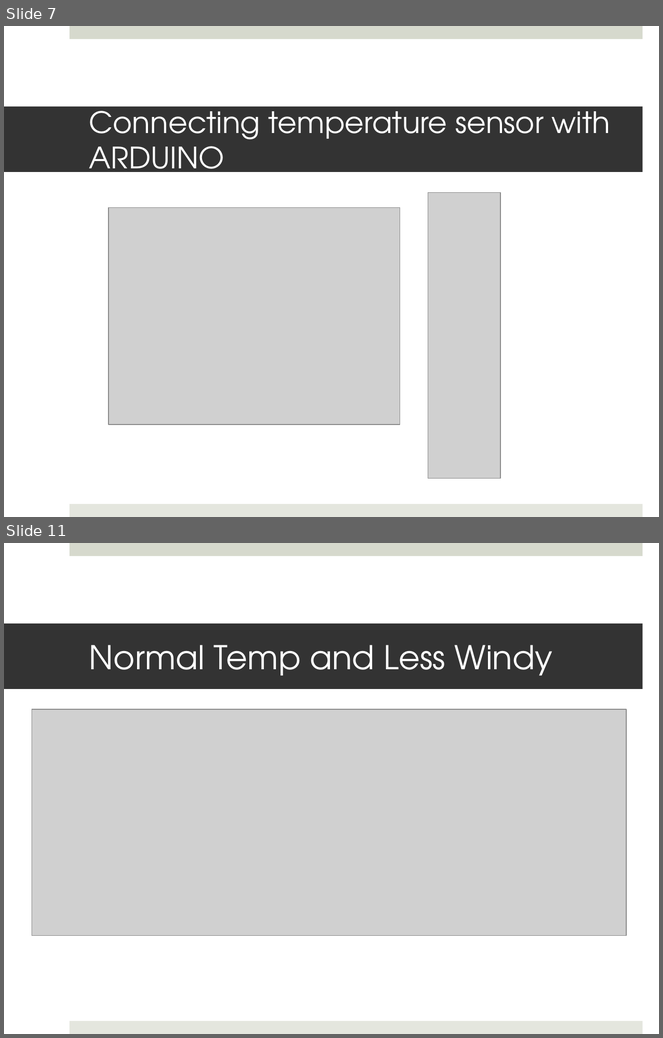
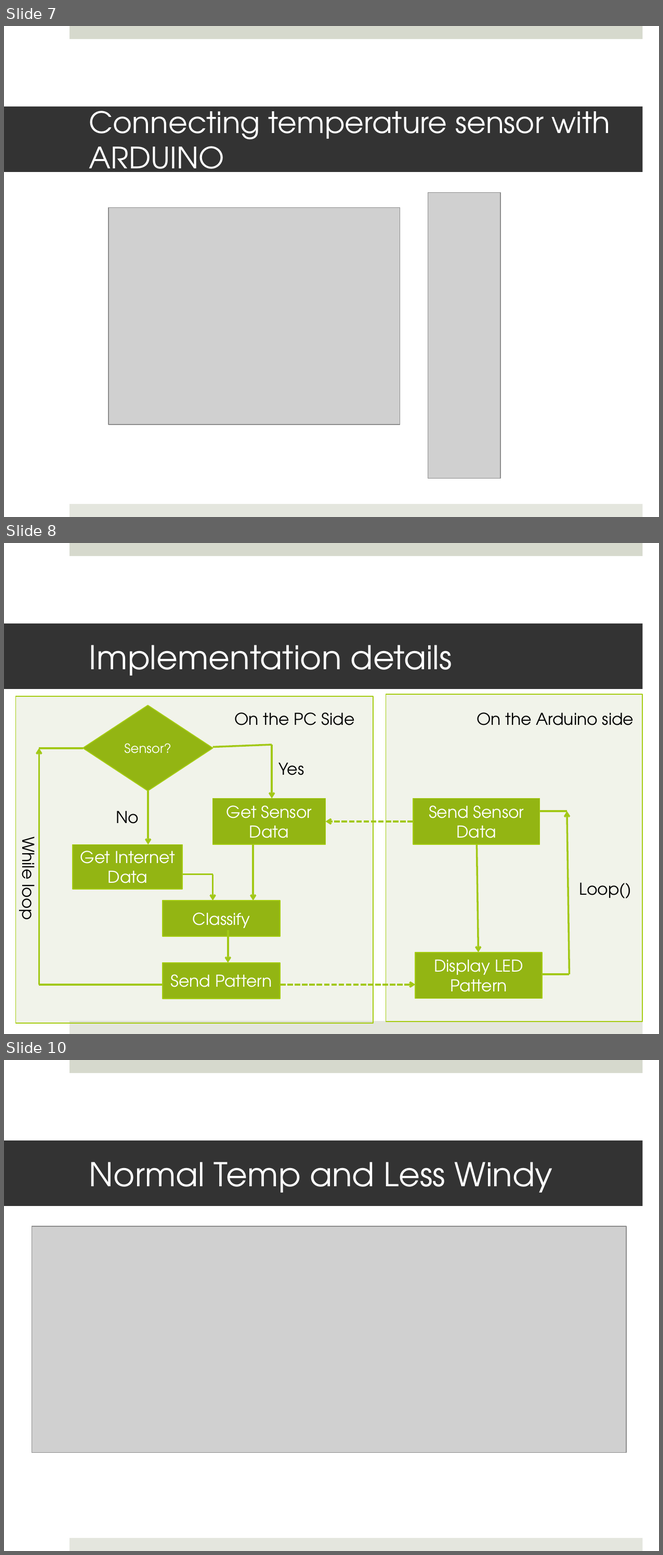
Before and after one commit to sasmita/QuantumLight, a slide deck: QL_Presentation1.pptx. Shown one above the other, each under a label of ours: slides 7 and 11 before the commit, slides 7, 8 and 10 after it; the slides between them are not shown. The pictures are 663x1038 and 663x1555 pixels, drawn with LibreOffice and Linux fonts; fonts in the diff are those of the drawing; grey boxes stand for pictures. Boxes give left, top, right and bottom in pixels: in the first picture for what was removed or moved away, otherwise in the second. Text is boxed around its words. In the diff, an @@ line names an element or a change of style, - is before the commit and + after.

Commit message:
Updated few slides, added implementation details

```diff
--- a/QL_Presentation1.pptx
+++ b/QL_Presentation1.pptx
@@ slide 8 added at (4,543,659,1034), background #FFFFFF; not listed: 2 template elements that a slide beside it also shows @@
@@ title added at (4,624,643,689), fill #333333, 36 pt, text #FFFFFF @@
+Implementation details
@@ rectangle added at (16,696,374,1024), fill #C7D0A9 at 24% opacity, outline #A5CC12 1 pt @@
@@ rectangle added at (386,694,643,1022), fill #C7D0A9 at 24% opacity, outline #A5CC12 1 pt @@
@@ diamond added at (83,705,213,792), fill #93B614, outline #A5CC12 1 pt, 14 pt, text #FFFFFF @@
+Sensor?
@@ text added at (234,713,355,726), 18 pt, text #000000 @@
+On the PC Side
@@ text added at (477,713,634,726), 18 pt, text #000000 @@
+On the Arduino side
@@ line added from (213, 747) to (272, 745), #A2C816 2 pt @@
@@ arrow added from (272, 745) to (272, 798), #A2C816 2 pt @@
@@ line added from (83, 748) to (39, 748), #A2C816 2 pt @@
@@ arrow added from (39, 984) to (39, 748), #A2C816 2 pt @@
@@ text added at (279,762,304,775), 18 pt, text #000000 @@
+Yes
@@ arrow added from (148, 792) to (148, 845), #A2C816 2 pt @@
@@ rectangle added at (213,798,326,845), fill #93B614, outline #A5CC12 1 pt, 18 pt, text #FFFFFF @@
+Get Sensor Data
@@ rectangle added at (413,798,539,845), fill #93B614, outline #A5CC12 1 pt, 18 pt, text #FFFFFF @@
+Send Sensor Data
@@ text added at (116,811,139,824), 18 pt, text #000000 @@
+No
@@ arrow added from (413, 822) to (326, 822), #A2C816 2 pt dashed @@
@@ line added from (567, 812) to (540, 812), #A2C816 2 pt @@
@@ arrow added from (569, 975) to (567, 812), #A2C816 2 pt @@
@@ text added at (14,841,42,919), 18 pt, text #000000 @@
+While loop
@@ rectangle added at (73,845,182,890), fill #93B614, outline #A5CC12 1 pt, 18 pt, text #FFFFFF @@
+Get Internet Data
@@ arrow added from (253, 845) to (253, 901), #A2C816 2 pt @@
@@ arrow added from (477, 845) to (478, 953), #A2C816 2 pt @@
@@ line added from (182, 875) to (213, 875), #A2C816 2 pt @@
@@ arrow added from (213, 875) to (213, 901), #A2C816 2 pt @@
@@ text added at (580,883,632,899), 18 pt, text #000000 @@
+Loop()
@@ rectangle added at (163,901,280,937), fill #93B614, outline #A5CC12 1 pt, 18 pt, text #FFFFFF @@
+Classify
@@ arrow added from (228, 930) to (228, 963), #A2C816 2 pt @@
@@ rectangle added at (163,963,280,999), fill #93B614, outline #A5CC12 1 pt, 18 pt, text #FFFFFF @@
+Send Pattern
@@ rectangle added at (415,953,542,999), fill #93B614, outline #A5CC12 1 pt, 18 pt, text #FFFFFF @@
+Display LED Pattern
@@ line added from (569, 975) to (542, 975), #A2C816 2 pt @@
@@ line added from (163, 984) to (39, 984), #A2C816 2 pt @@
@@ arrow added from (280, 984) to (415, 984), #A2C816 2 pt dashed @@
@@ what was slide 11 is now slide 10 @@
```
Also in this commit, not shown: 4 slides changed, 2 other slides added, 1 slide removed.
